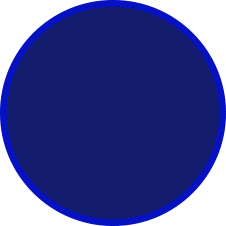
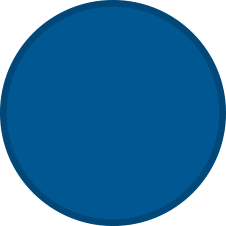
Layered file, before and after one edit (226x226). Changes by layer:
pixels changed over [left=0, top=0, right=226, bottom=226] (layer not identified)
